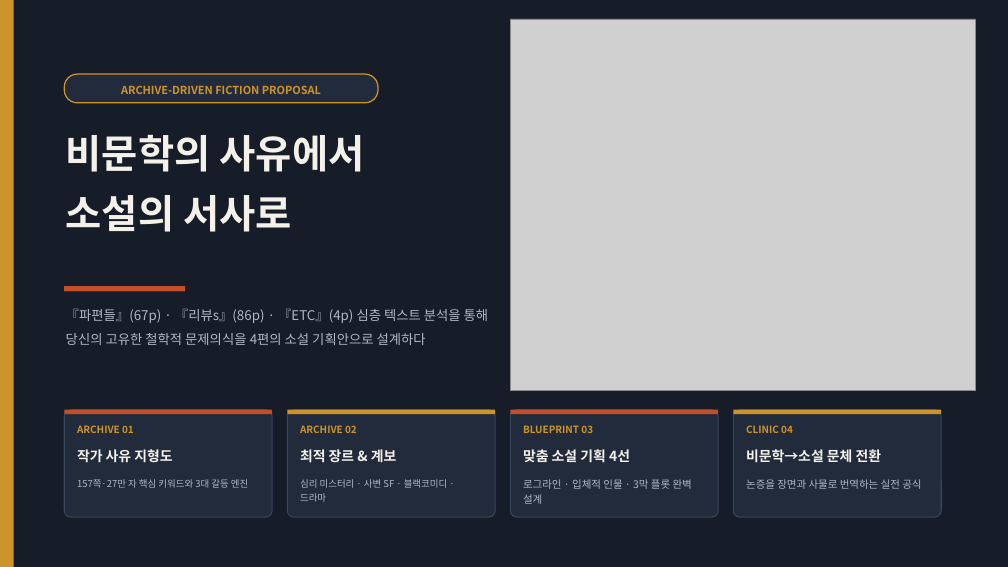
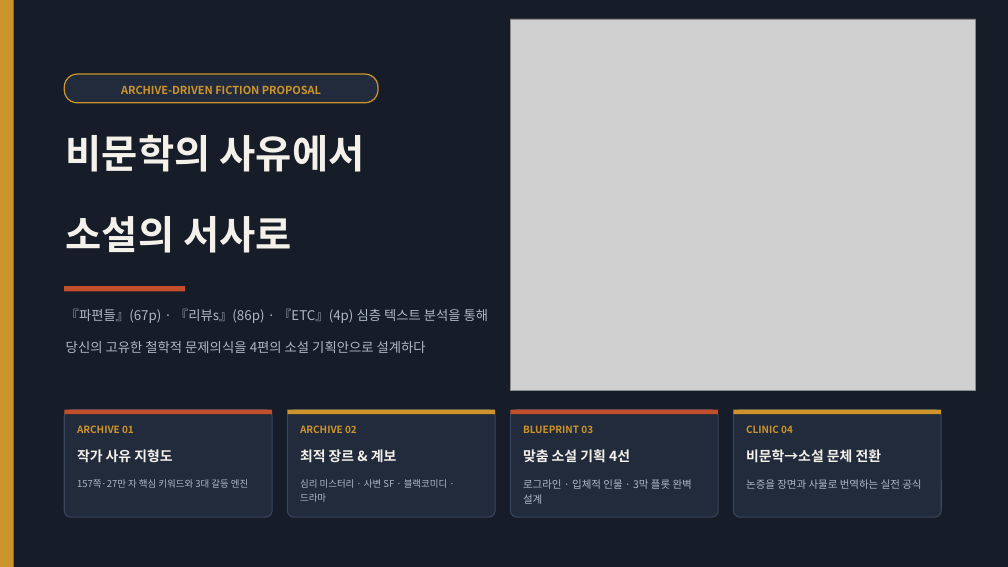
Before and after one commit to lietzsche/dev-lab, a slide deck: slide 1 of 맞춤형_소설기획_제안서.pptx. Drawn at 1008x567 pixels with LibreOffice and Linux fonts; fonts in the diff are those of the drawing; grey boxes stand for pictures. Boxes give left, top, right and bottom in pixels: in the first picture for what was removed or moved away, otherwise in the second. Text is boxed around its words. In the diff, an @@ line names an element or a change of style, - is before the commit and + after.

Commit message:
PPTX 줄바꿈을 독립 텍스트박스로 분리

```diff
--- a/맞춤형_소설기획_제안서.pptx
+++ b/맞춤형_소설기획_제안서.pptx
@@ text "비문학의 사유에서" at bbox=[66, 135, 365, 172]: less space between paragraphs @@
@@ text at bbox=[66, 195, 292, 232]: paragraph removed @@
-소설의 서사로
@@ text added at bbox=[66, 216, 292, 253], 37.5 pt, text #F4F1EA, bold @@
+소설의 서사로
@@ text "『파편들』(67p) · 『리뷰s』(86p) · 『ETC』(4p) ..." at bbox=[66, 308, 489, 323]: less space between paragraphs @@
@@ text at bbox=[66, 333, 426, 345]: paragraph removed @@
-당신의 고유한 철학적 문제의식을 4편의 소설 기획안으로 설계하다
@@ text added at bbox=[66, 341, 426, 353], 12.7 pt, text #AFB8C6 @@
+당신의 고유한 철학적 문제의식을 4편의 소설 기획안으로 설계하다
```
Also in this commit, not shown: 4 other slides changed, 8 other files.
